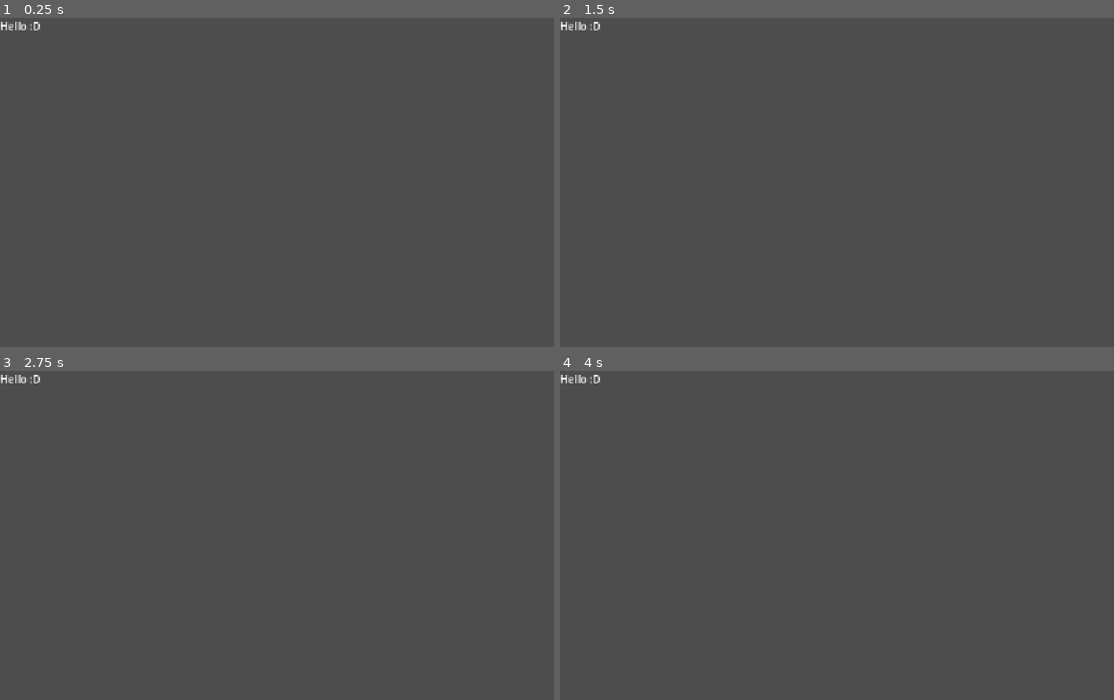
Above: before the commit, frames 1-4 (two rows, left to right).
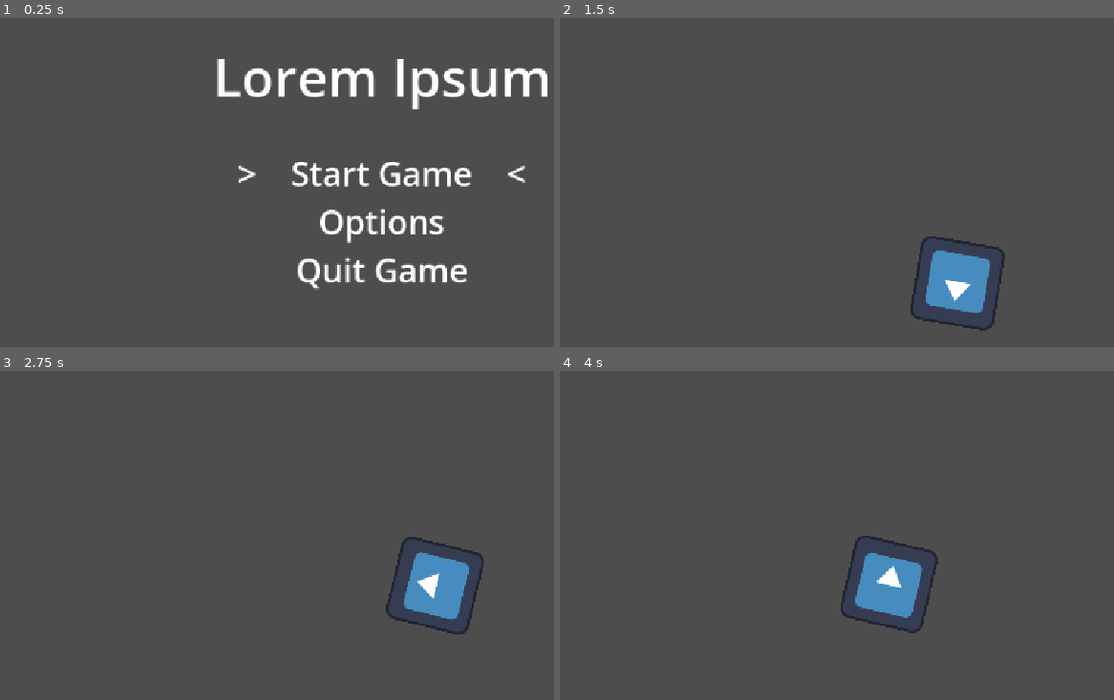
Above: after the commit, the same moments.

Repository: HippoProgrammer/game-jam-game
Game: Godot game, scene res://scenes/main-menu.tscn
The game is run twice, just before and just after one commit, with the same random seed, the same clock (stepped at 60 frames per second) and the same inputs. Before the commit the project starts from res://scenes/hello.tscn. The engine's default icon, where the game draws it, is replaced by a stand-in: a white triangle on a blue panel in a dark square.
Inputs (mouse positions are in pixels of both pictures, inside the frame that each line leads up to):
- Up to frame 1 (0.25 s): no input
- Up to frame 2 (1.5 s): tap Enter (ui_accept) at 0.5, 0.77, 1.25 s; move the mouse to (1108, 212) at 0.52 s; hold Right (ui_right) 0.53-1.28 s; move the mouse to (787, 254) at 1.27 s; hold Down (ui_down) from 1.28 s (still down)
- Up to frame 3 (2.75 s): tap Enter (ui_accept) at 1.52 s; move the mouse to (459, 492) at 2.02 s; release Down (ui_down) at 2.03 s; hold Right (ui_right) from 2.03 s (still down)
- Up to frame 4 (4 s): move the mouse to (903, 670) at 2.77 s; release Right (ui_right) at 2.78 s; hold Up (ui_up) 2.78-3.53 s; tap Enter (ui_accept) at 3.02, 3.77 s; move the mouse to (outside the picture) at 3.52 s; hold Left (ui_left) from 3.53 s (still down)

The runs differ from the first frame. In frame 1, 5.8% of the frame differs, in the area x 0-99%, y 1-83%; in frame 2, 2.4%; in frame 3, 2.4%; in frame 4, 2.4%.

Commit message:
Camera added & Restructuring
What it says on the tin, really
I also made some improvements to movement and main menu code

Diff:
--- a/project.godot
+++ b/project.godot
@@ -11,7 +11,7 @@
 [application]
 
 config/name="game jam game"
-run/main_scene="uid://cotalli0xw6b"
+run/main_scene="uid://cua5eq4mtfe3n"
 config/features=PackedStringArray("4.7", "Forward Plus")
 config/icon="res://artwork/icon.svg"
 
@@ -19,6 +19,12 @@
 
 window/stretch/mode="canvas_items"
 window/stretch/aspect="expand"
+
+[global_group]
+
+Player="This is the player character"
+MMButtonIndicator="This is the selected button indicator in the main menu"
+MMButtonsContainer="The container for the buttons on the main menu"
 
 [input]
 
--- /dev/null
+++ b/scenes/camera_script.gd
@@ -0,0 +1,18 @@
+extends Camera2D
+
+@onready var player = get_tree().get_first_node_in_group("Player") # If changing player character node, remove old node from player group and add the new one to it
+
+var max_dist_p2c = 80 # Maximum distance from player to camera
+var vector_to_player : Vector2
+
+# Called when the node enters the scene tree for the first time.
+func _ready() -> void:
+	pass # Replace with function body.
+
+
+# Called every frame. 'delta' is the elapsed time since the previous frame.
+func _process(_delta: float) -> void:
+	# Camera Movement
+	if global_position.distance_to(player.global_position) > max_dist_p2c:
+		vector_to_player = (global_position-player.global_position).normalized() # Finds Vector to player, with longest length being 1.0
+		global_position = player.global_position + (vector_to_player * max_dist_p2c) # Sets camera to follow behind player
--- a/scenes/sprites/character.tscn
+++ b/scenes/character.tscn
@@ -1,8 +1,8 @@
 [gd_scene format=3 uid="uid://suw8r1qt1wmh"]
 
 [ext_resource type="Texture2D" uid="uid://dneywvfhqgxru" path="res://artwork/icon.svg" id="1_rc6vj"]
-[ext_resource type="Script" uid="uid://bri8518e6eia3" path="res://scenes/sprites/character.gd" id="2_rc6vj"]
+[ext_resource type="Script" uid="uid://bri8518e6eia3" path="res://scripts/character.gd" id="2_rc6vj"]
 
-[node name="Sprite2D" type="Sprite2D" unique_id=1776496911]
+[node name="Player" type="Sprite2D" unique_id=1776496911]
 texture = ExtResource("1_rc6vj")
 script = ExtResource("2_rc6vj")
--- a/scenes/main-menu.tscn
+++ b/scenes/main-menu.tscn
@@ -31,7 +31,7 @@
 label_settings = SubResource("LabelSettings_22vlk")
 horizontal_alignment = 1
 
-[node name="Buttons" type="VBoxContainer" parent="CanvasLayer" unique_id=2088601510]
+[node name="Buttons" type="VBoxContainer" parent="CanvasLayer" unique_id=2088601510 groups=["MMButtonsContainer"]]
 offset_top = 200.0
 offset_right = 1152.0
 offset_bottom = 415.0
@@ -54,7 +54,7 @@
 label_settings = SubResource("LabelSettings_f1fi5")
 horizontal_alignment = 1
 
-[node name="SelectedButtonIndicator" type="Label" parent="CanvasLayer" unique_id=513903811]
+[node name="SelectedButtonIndicator" type="Label" parent="CanvasLayer" unique_id=513903811 groups=["MMButtonIndicator"]]
 offset_top = 200.0
 offset_right = 1152.0
 offset_bottom = 269.0
--- a/scenes/main.tscn
+++ b/scenes/main.tscn
@@ -1,3 +1,11 @@
 [gd_scene format=3 uid="uid://dr5jhi3n2ka75"]
 
+[ext_resource type="PackedScene" uid="uid://suw8r1qt1wmh" path="res://scenes/character.tscn" id="1_o5qli"]
+[ext_resource type="Script" uid="uid://coedyelriw41n" path="res://scenes/camera_script.gd" id="2_0wfyh"]
+
 [node name="Main" type="Node2D" unique_id=577279995]
+
+[node name="Player" parent="." unique_id=1776496911 groups=["Player"] instance=ExtResource("1_o5qli")]
+
+[node name="Camera2D" type="Camera2D" parent="." unique_id=943063168]
+script = ExtResource("2_0wfyh")
--- a/scenes/sprites/character.gd
+++ /dev/null
@@ -1,35 +0,0 @@
-extends Sprite2D
-
-# --- MOVEMENT ---
-
-var speed = 400
-var angle_deg = 0 # store angle at start
-
-func _process(delta):
-	var moving = true
-
-	# hopefully self explanatory
-	if Input.is_action_pressed("ui_up") and Input.is_action_pressed("ui_right"):
-		angle_deg = 45
-	elif Input.is_action_pressed("ui_up") and Input.is_action_pressed("ui_left"):
-		angle_deg = 315
-	elif Input.is_action_pressed("ui_down") and Input.is_action_pressed("ui_right"):
-		angle_deg = 135
-	elif Input.is_action_pressed("ui_down") and Input.is_action_pressed("ui_left"):
-		angle_deg = 225
-	elif Input.is_action_pressed("ui_up"):
-		angle_deg = 0
-	elif Input.is_action_pressed("ui_right"):
-		angle_deg = 90
-	elif Input.is_action_pressed("ui_down"):
-		angle_deg = 180
-	elif Input.is_action_pressed("ui_left"):
-		angle_deg = 270
-	else:
-		moving = false
-
-	if moving:
-		var velocity = Vector2.UP.rotated(deg_to_rad(angle_deg)) * speed
-		position += velocity * delta
-
-# obligatory pf 🏳️‍🌈
--- /dev/null
+++ b/scripts/character.gd
@@ -0,0 +1,49 @@
+extends Sprite2D
+
+# --- MOVEMENT ---
+var velocity = Vector2(0,0)
+var max_speed : float = 800
+var time_to_max_speed : float = 0.2
+var current_speed : float = 0
+var angle_deg = 0 # store angle at start
+
+func _physics_process(delta: float) -> void:
+	look_at(get_global_mouse_position()) # Makes the player look at the mouse
+
+	# --- MOVEMENT ---
+	var moving = true
+
+	# hopefully self explanatory
+	if Input.is_action_pressed("ui_up") and Input.is_action_pressed("ui_right"):
+		angle_deg = 45
+		current_speed = clamp(current_speed + (delta/time_to_max_speed) * max_speed,0,max_speed) # Calculates speed with acceleration
+	elif Input.is_action_pressed("ui_up") and Input.is_action_pressed("ui_left"):
+		angle_deg = 315
+		current_speed = clamp(current_speed + (delta/time_to_max_speed) * max_speed,0,max_speed)
+	elif Input.is_action_pressed("ui_down") and Input.is_action_pressed("ui_right"):
+		angle_deg = 135
+		current_speed = clamp(current_speed + (delta/time_to_max_speed) * max_speed,0,max_speed)
+	elif Input.is_action_pressed("ui_down") and Input.is_action_pressed("ui_left"):
+		angle_deg = 225
+		current_speed = clamp(current_speed + (delta/time_to_max_speed) * max_speed,0,max_speed)
+	elif Input.is_action_pressed("ui_up"):
+		angle_deg = 0
+		current_speed = clamp(current_speed + (delta/time_to_max_speed) * max_speed,0,max_speed)
+	elif Input.is_action_pressed("ui_right"):
+		angle_deg = 90
+		current_speed = clamp(current_speed + (delta/time_to_max_speed) * max_speed,0,max_speed)
+	elif Input.is_action_pressed("ui_down"):
+		angle_deg = 180
+		current_speed = clamp(current_speed + (delta/time_to_max_speed) * max_speed,0,max_speed)
+	elif Input.is_action_pressed("ui_left"):
+		angle_deg = 270
+		current_speed = clamp(current_speed + (delta/time_to_max_speed) * max_speed,0,max_speed)
+	else:
+		moving = false
+		current_speed = 0
+
+	if moving:
+		velocity = Vector2.UP.rotated(deg_to_rad(angle_deg)) * current_speed
+		position += velocity * delta
+
+# obligatory pf 🏳️‍🌈
--- a/scripts/main_menu_script.gd
+++ b/scripts/main_menu_script.gd
@@ -1,9 +1,9 @@
 extends Node2D
 
-@onready var buttons_group = $CanvasLayer/Buttons
+@onready var buttons_group = get_tree().get_first_node_in_group("MMButtonsContainer")
 @onready var buttons = buttons_group.find_children("*")
 
-@onready var button_indicator = $CanvasLayer/SelectedButtonIndicator
+@onready var button_indicator = get_tree().get_first_node_in_group("MMButtonIndicator")
 
 var button_index = 0
 
@@ -35,6 +35,7 @@
 
 func _start_game():
 	print("Start Game button pressed")
+	get_tree().change_scene_to_file("res://scenes/main.tscn")
 func _options():
 	print("Options button pressed")
 func _quit_game():
Not shown, added: scenes/camera_script.gd.uid
Renamed: scenes/sprites/character.gd.uid -> scripts/character.gd.uid
